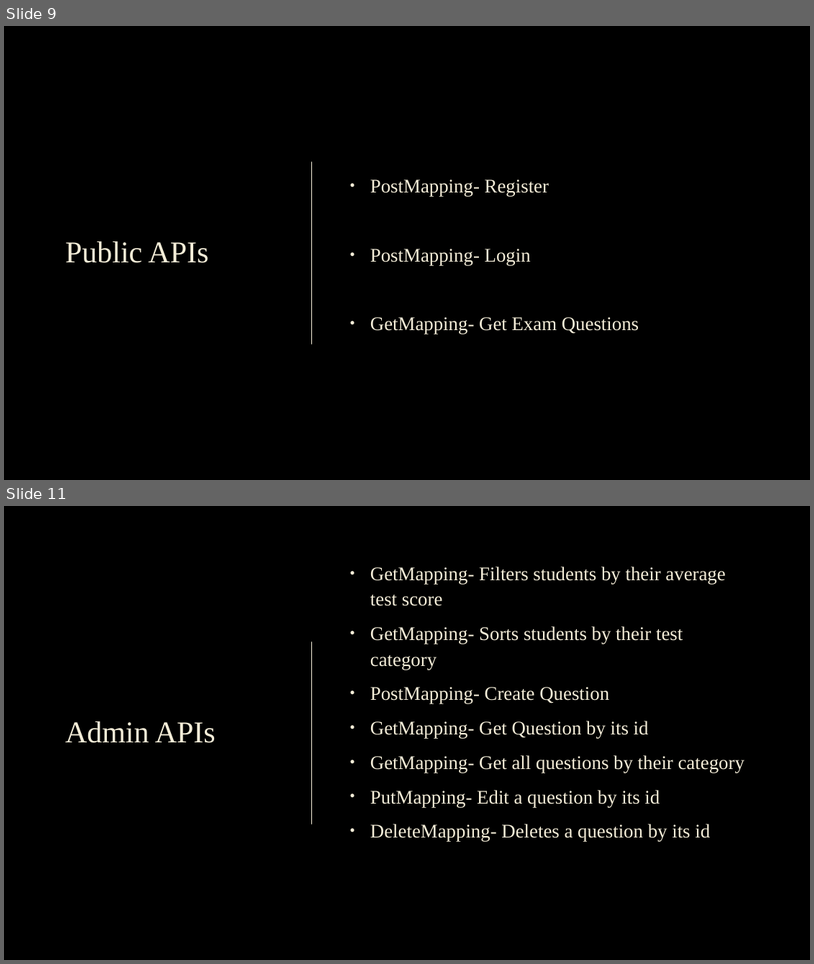
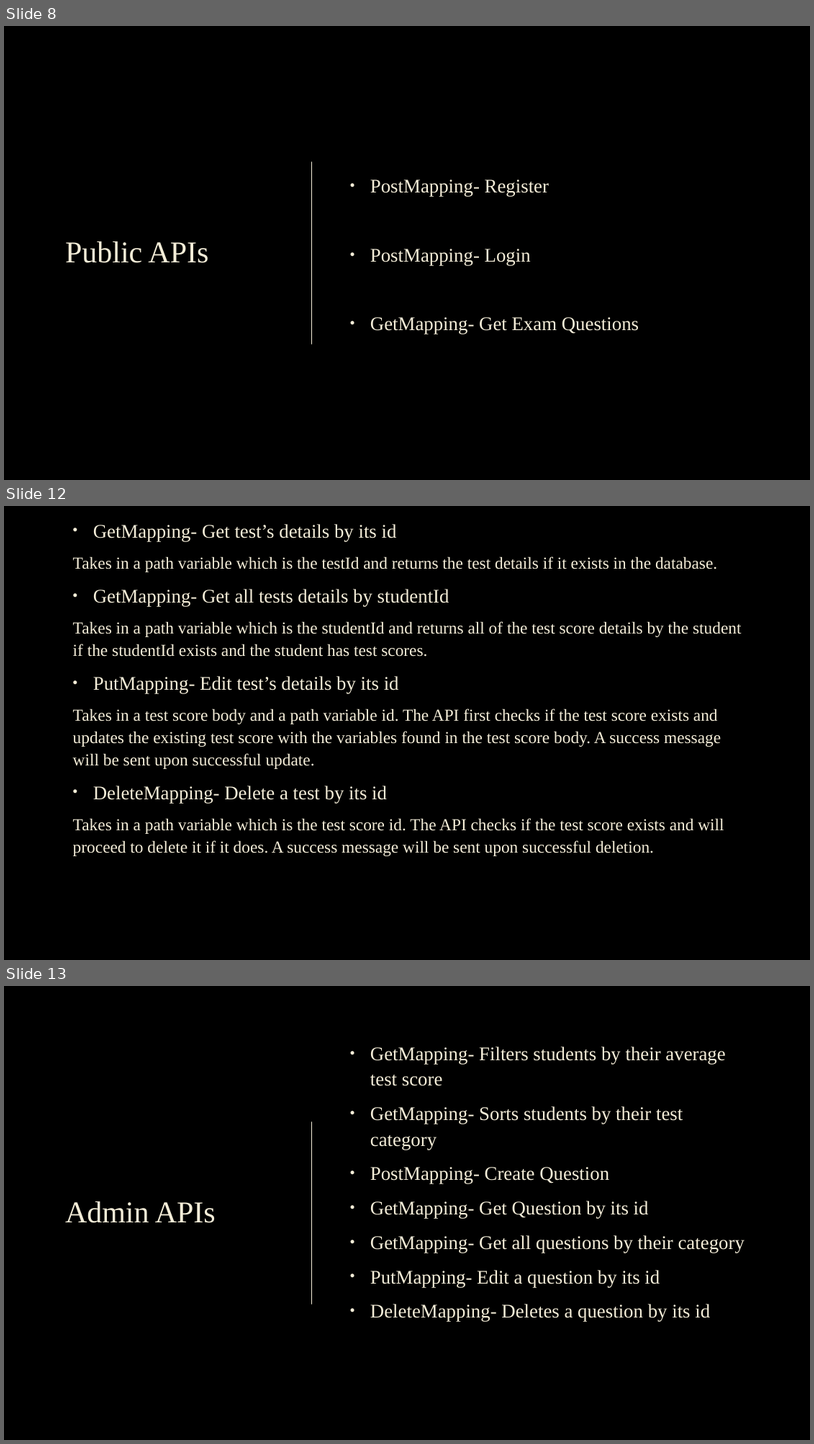
Before and after one commit to yongdingtan/ncs_final_final_project, a slide deck: NCS_Project_Presentation_TanYongDing.pptx. Shown one above the other, each under a label of ours: slides 9 and 11 before the commit, slides 8, 12 and 13 after it; the slides between them are not shown. The pictures are 814x964 and 814x1444 pixels, drawn with LibreOffice and Linux fonts; fonts in the diff are those of the drawing; background and template pictures are left out. Boxes give left, top, right and bottom in pixels: in the first picture for what was removed or moved away, otherwise in the second. Text is boxed around its words. In the diff, an @@ line names an element or a change of style, - is before the commit and + after.

```diff
--- a/NCS_Project_Presentation_TanYongDing.pptx
+++ b/NCS_Project_Presentation_TanYongDing.pptx
@@ slide 12 added at (4, 506, 810, 960), background picture (left out) @@
@@ text added at (73, 524, 741, 856), 20 pt, text #F4EDD8 @@
+• GetMapping- Get test’s details by its id
+Takes in a path variable which is the testId and returns the test details if it exists in the database.
+• GetMapping- Get all tests details by studentId
+Takes in a path variable which is the studentId and returns all of the test score details by the student if the studentId exists and the student has test scores.
+• PutMapping- Edit test’s details by its id
+Takes in a test score body and a path variable id. The API first checks if the test score exists and updates the existing test score with the variables found in the test score body. A success message will be sent upon successful update.
+• DeleteMapping- Delete a test by its id
+Takes in a path variable which is the test score id. The API checks if the test score exists and will proceed to delete it if it does. A success message will be sent upon successful deletion.
@@ what was slide 9 is now slide 8 @@
@@ what was slide 11 is now slide 13 @@
```
Also in this commit, not shown: 2 slides changed, 7 other slides added, 1 slide removed, 8 other files.
